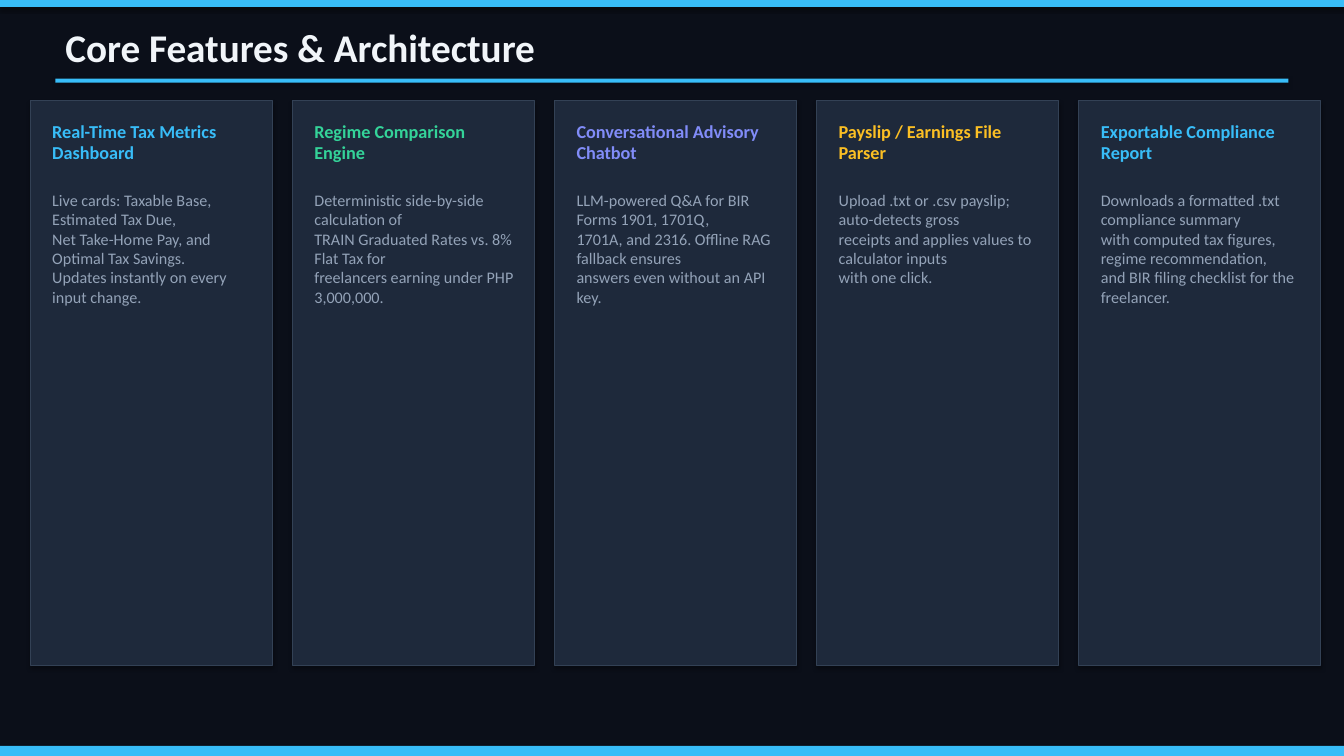
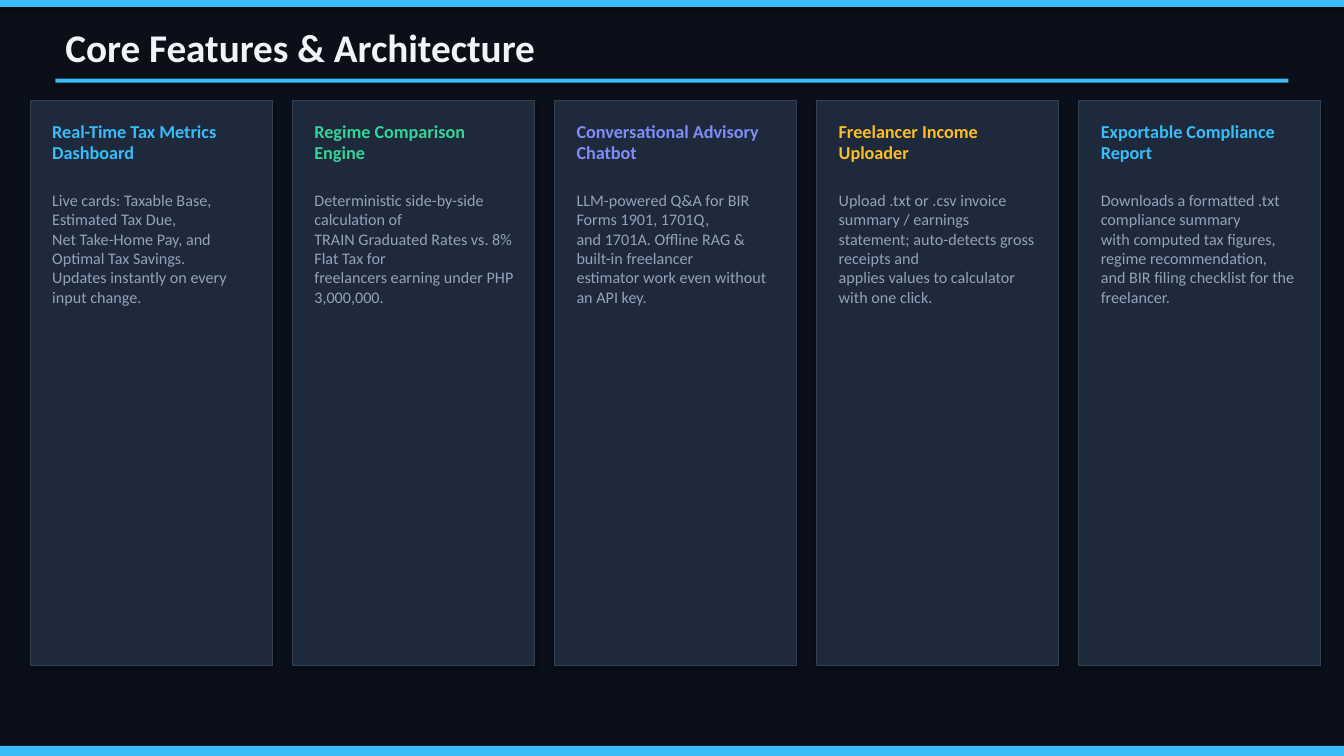
Before and after one commit to quizana0175/TaxEase, a slide deck: slide 3 of TaxEase-PH/TaxEase_PH_Presentation_Slides.pptx. Drawn at 1344x756 pixels with LibreOffice and Linux fonts; fonts in the diff are those of the drawing. Boxes give left, top, right and bottom in pixels: in the first picture for what was removed or moved away, otherwise in the second. Text is boxed around its words. In the diff, an @@ line names an element or a change of style, - is before the commit and + after.

Commit message:
Update presentation slides

```diff
--- a/TaxEase-PH/TaxEase_PH_Presentation_Slides.pptx
+++ b/TaxEase-PH/TaxEase_PH_Presentation_Slides.pptx
@@ text at [839, 125, 978, 162]: text changed @@
-Payslip / Earnings File Parser
+Freelancer Income Uploader
@@ text at [839, 195, 1034, 303]: text changed @@
-Upload .txt or .csv payslip; auto-detects gross
-receipts and applies values to calculator inputs
-with one click.
+Upload .txt or .csv invoice summary / earnings
+statement; auto-detects gross receipts and
+applies values to calculator with one click.
@@ text at [577, 234, 766, 306]: text changed @@
-1701A, and 2316. Offline RAG fallback ensures
-answers even without an API key.
+and 1701A. Offline RAG & built-in freelancer
+estimator work even without an API key.
```
Also in this commit, not shown: 2 other slides changed.
